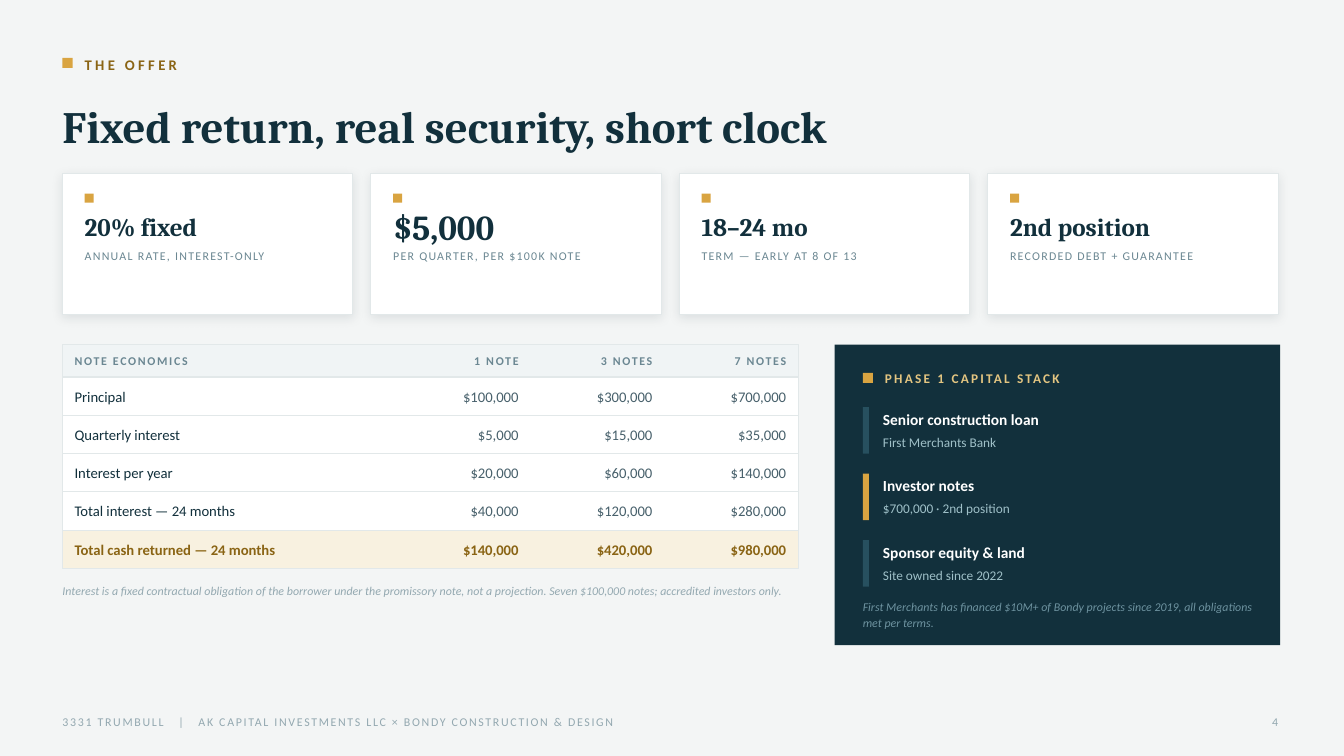
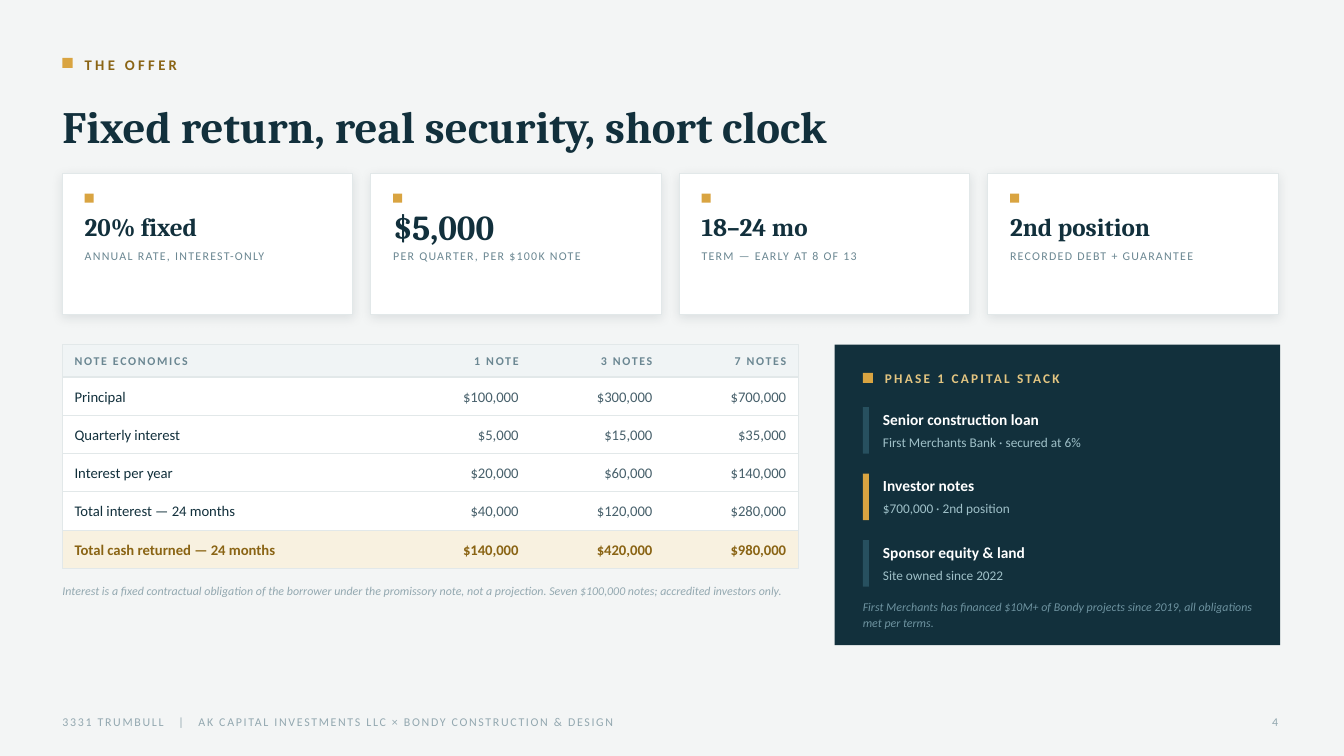
Before and after one commit to KevinSimpson9/3331-trumbull, a slide deck: slide 4 of deck/3331-Trumbull-Investor-Deck-Aug-2026.pptx. Drawn at 1344x756 pixels with LibreOffice and Linux fonts; fonts in the diff are those of the drawing. Boxes give left, top, right and bottom in pixels: in the first picture for what was removed or moved away, otherwise in the second. Text is boxed around its words. In the diff, an @@ line names an element or a change of style, - is before the commit and + after.

```diff
--- a/deck/3331-Trumbull-Investor-Deck-Aug-2026.pptx
+++ b/deck/3331-Trumbull-Investor-Deck-Aug-2026.pptx
@@ text at (883, 438, 1081, 447): text changed @@
-First Merchants Bank
+First Merchants Bank · secured at 6%
```
Also in this commit, not shown: 2 other slides changed, 3 other files.
